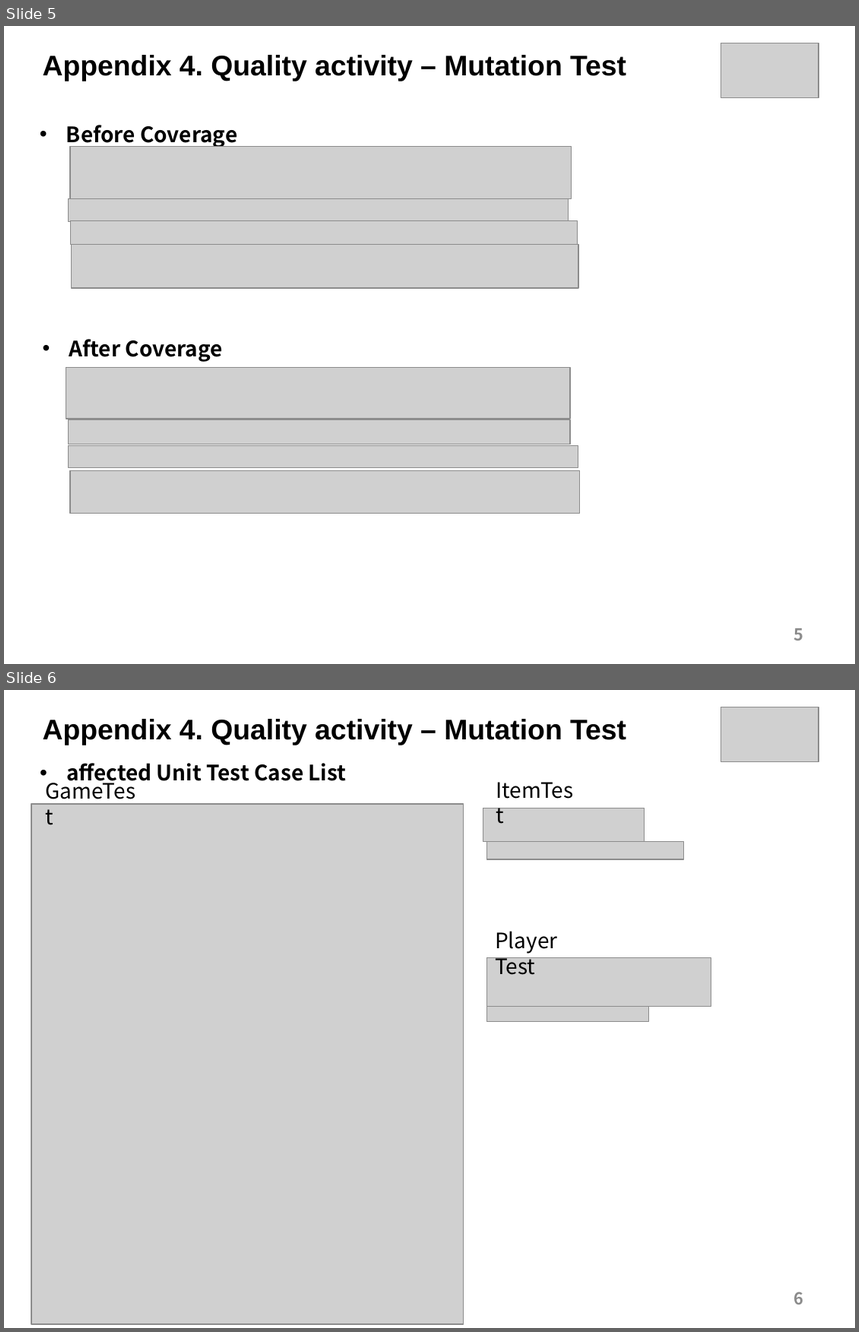
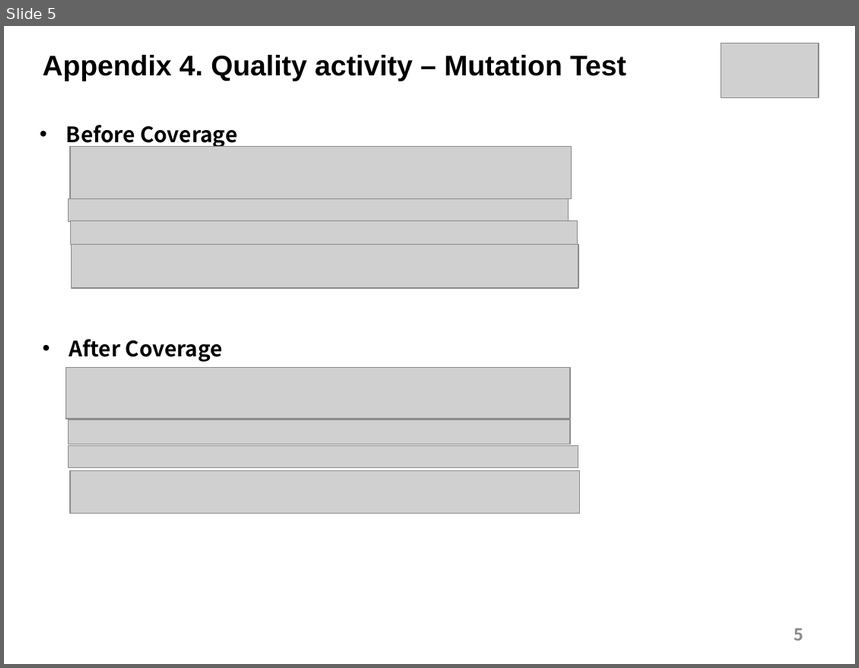
Before and after one commit to sunghochin/share_doc, a slide deck: bts_final-presentaion_0801_draft3_HY.pptx. Shown one above the other, each under a label of ours: slides 5 and 6 before the commit, slide 5 after it. The pictures are 859x1332 and 859x668 pixels, drawn with LibreOffice and Linux fonts; fonts in the diff are those of the drawing; grey boxes stand for pictures. Boxes give left, top, right and bottom in pixels: in the first picture for what was removed or moved away, otherwise in the second. Text is boxed around its words. In the diff, an @@ line names an element or a change of style, - is before the commit and + after.

Commit message:
third draft for integration test

```diff
--- a/bts_final-presentaion_0801_draft3_HY.pptx
+++ b/bts_final-presentaion_0801_draft3_HY.pptx
@@ slide 6 removed at bbox=[4, 690, 855, 1328], background #FFFFFF @@
@@ picture removed at bbox=[721, 707, 819, 761] @@
@@ text removed at bbox=[43, 719, 626, 745] @@
-Appendix 4. Quality activity – Mutation Test
@@ text removed at bbox=[37, 774, 148, 808] @@
-GameTest
@@ text removed at bbox=[66, 763, 347, 787] @@
-• affected Unit Test Case List
@@ text removed at bbox=[487, 773, 585, 806] @@
-ItemTest
@@ picture removed at bbox=[31, 804, 464, 1325] @@
@@ picture removed at bbox=[484, 809, 645, 842] @@
@@ picture removed at bbox=[487, 841, 683, 859] @@
@@ text removed at bbox=[495, 931, 557, 975] @@
-Player Test
@@ picture removed at bbox=[487, 958, 712, 1007] @@
@@ picture removed at bbox=[487, 1007, 649, 1022] @@
@@ page number removed at bbox=[794, 1292, 804, 1305] @@
-6
```
Also in this commit, not shown: 4 slides changed.
